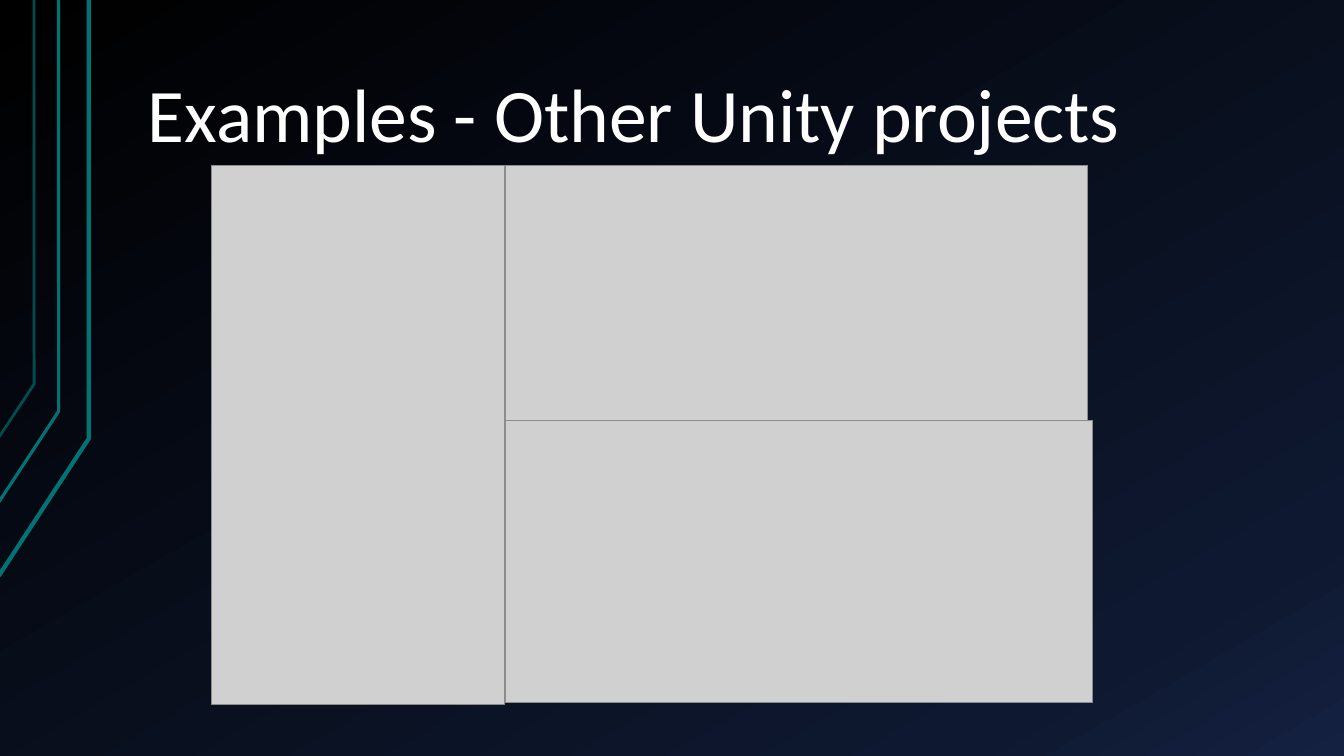
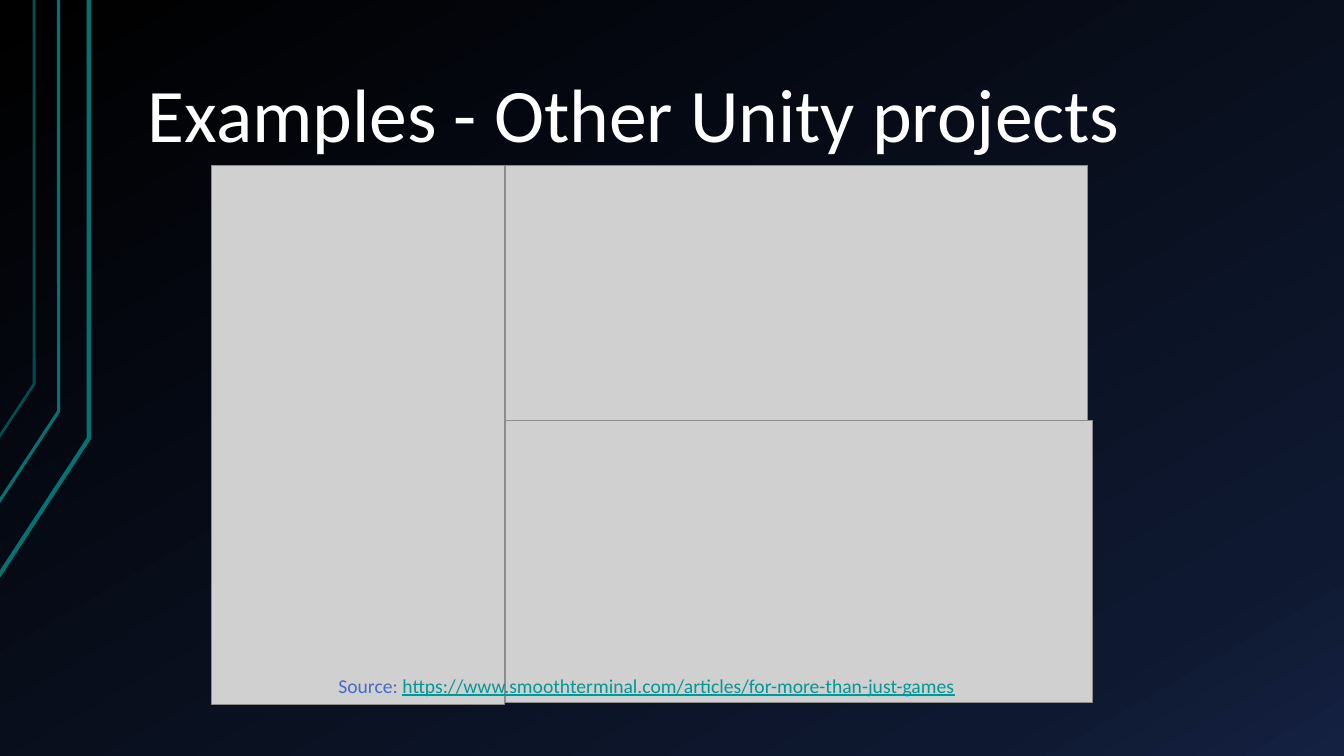
Before and after one commit to Mert-Guenduez/E-Portfolio-Unity, a slide deck: slide 5 of Presentation/E-Portfolio.pptx. Drawn at 1344x756 pixels with LibreOffice and Linux fonts; fonts in the diff are those of the drawing; grey boxes stand for pictures. Boxes give left, top, right and bottom in pixels: in the first picture for what was removed or moved away, otherwise in the second. Text is boxed around its words. In the diff, an @@ line names an element or a change of style, - is before the commit and + after.

Commit message:
Added Sources

```diff
--- a/Presentation/E-Portfolio.pptx
+++ b/Presentation/E-Portfolio.pptx
@@ text added at bbox=[338, 677, 954, 699], 14 pt, text #009999, underline @@
+Source: https://www.smoothterminal.com/articles/for-more-than-just-games
```
Also in this commit, not shown: 1 other slide changed, 1 slide added.
